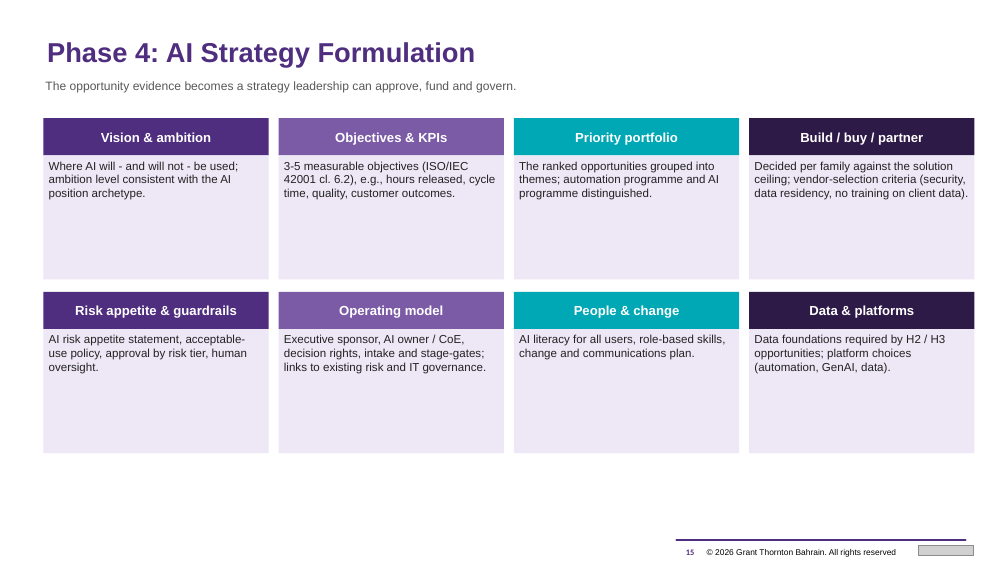
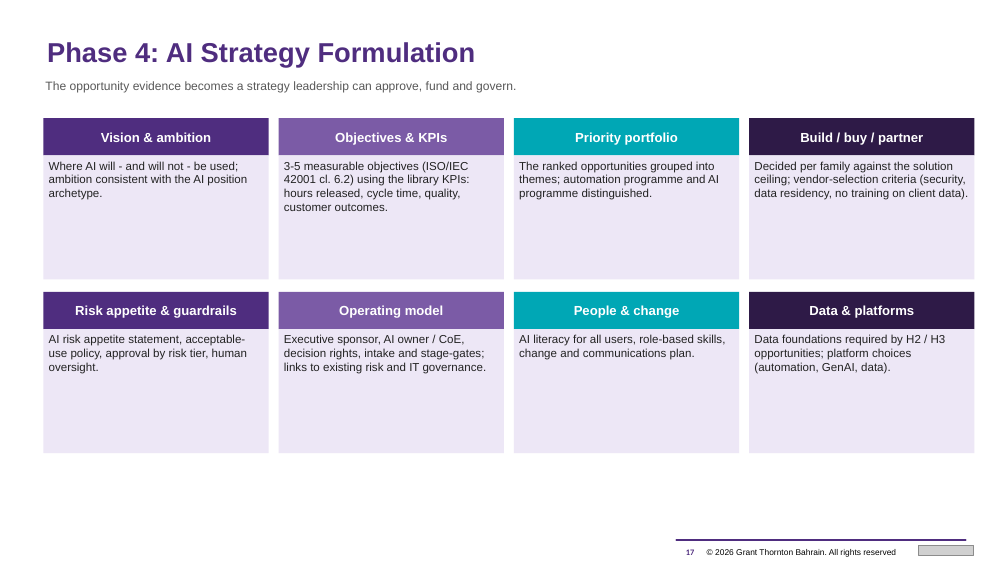
Before and after one commit to mahekdevangtrivedi-wq/GT-AI-Service-Line, a slide deck: slide 17 of 02_AI_Strategy_and_Roadmap/GT_AI_Strategy_and_Roadmap_Proposal.pptx (slide 15 before the commit). Drawn at 1008x567 pixels with LibreOffice and Linux fonts; fonts in the diff are those of the drawing; grey boxes stand for pictures. Boxes give left, top, right and bottom in pixels: in the first picture for what was removed or moved away, otherwise in the second. Text is boxed around its words. In the diff, an @@ line names an element or a change of style, - is before the commit and + after.

```diff
--- a/02_AI_Strategy_and_Roadmap/GT_AI_Strategy_and_Roadmap_Proposal.pptx
+++ b/02_AI_Strategy_and_Roadmap/GT_AI_Strategy_and_Roadmap_Proposal.pptx
@@ text in rectangle at bbox=[49, 161, 247, 200]: text changed @@
-Where AI will - and will not - be used; ambition level consistent with the AI position archetype.
+Where AI will - and will not - be used; ambition consistent with the AI position archetype.
@@ text in rectangle at bbox=[284, 161, 470, 211]: text changed @@
-3-5 measurable objectives (ISO/IEC 42001 cl. 6.2), e.g., hours released, cycle time, quality, customer outcomes.
+3-5 measurable objectives (ISO/IEC 42001 cl. 6.2) using the library KPIs: hours released, cycle time, quality, customer outcomes.
@@ page number at bbox=[686, 549, 694, 555]: text changed @@
-15
+17
```
Also in this commit, not shown: 14 other slides changed, 4 slides added, 2 slides removed, 7 other files.
